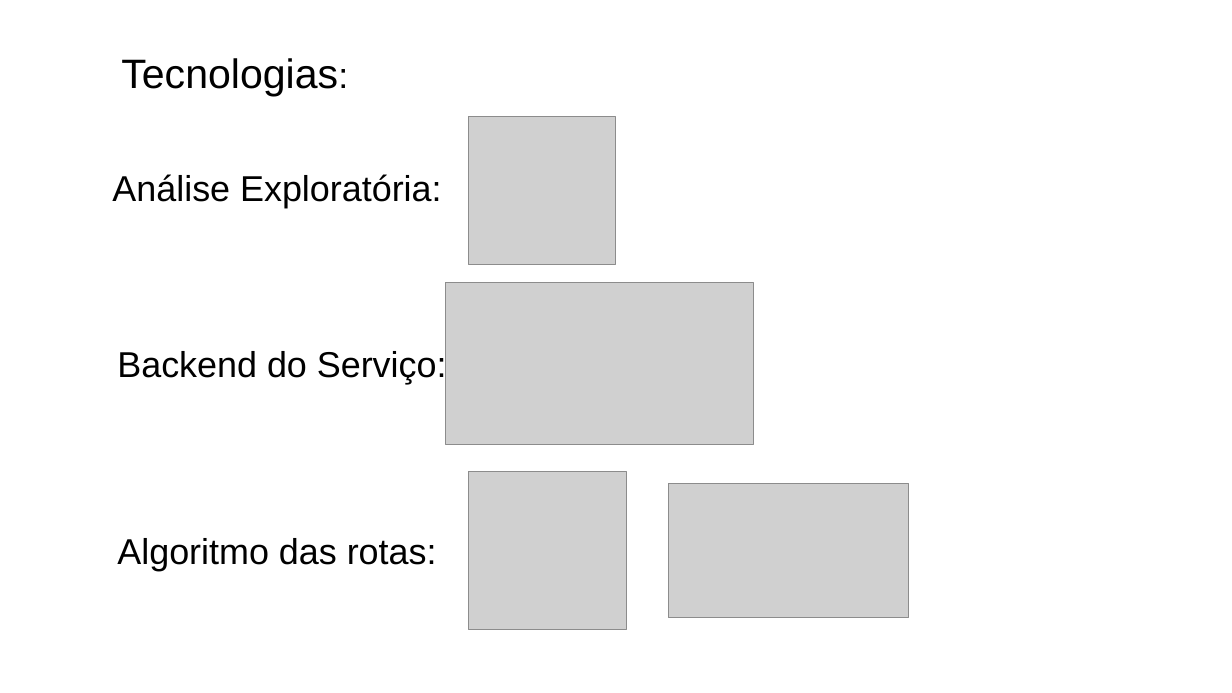
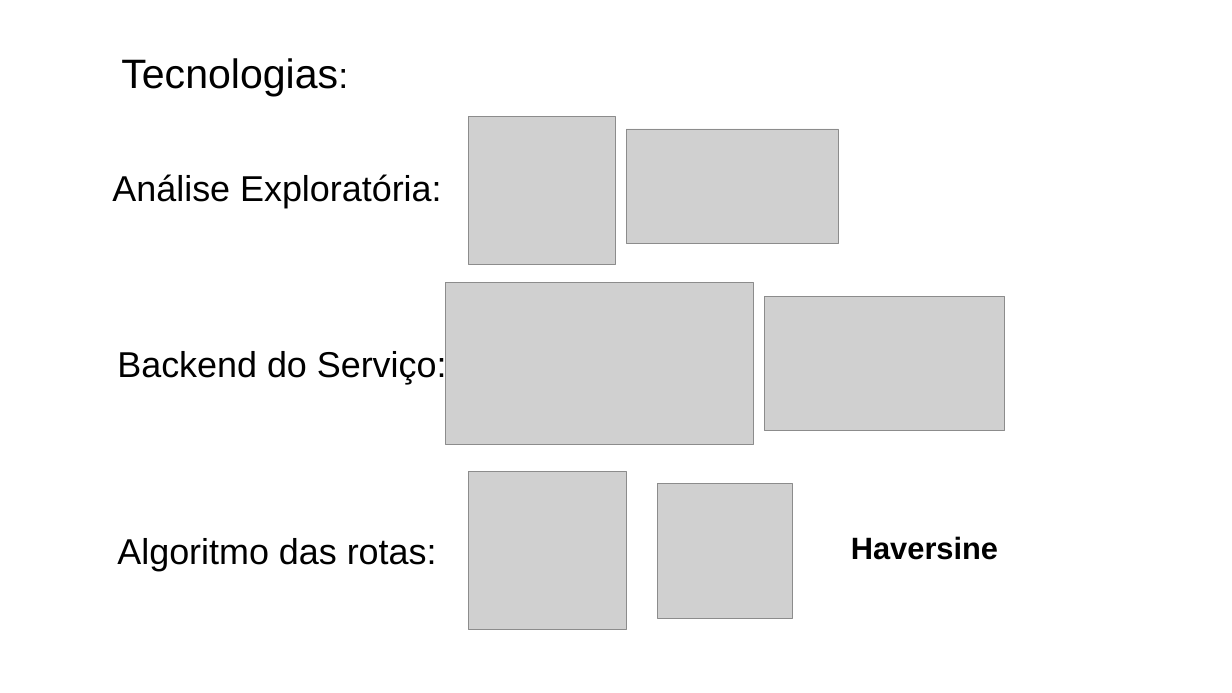
Before and after one commit to pedroschoen/Batalha_de_dados_itau, a slide deck: slide 6 of Apresentação Vamo aí.pptx. Drawn at 1232x693 pixels with LibreOffice and Linux fonts; fonts in the diff are those of the drawing; grey boxes stand for pictures. Boxes give left, top, right and bottom in pixels: in the first picture for what was removed or moved away, otherwise in the second. Text is boxed around its words. In the diff, an @@ line names an element or a change of style, - is before the commit and + after.

```diff
--- a/Apresentação Vamo aí.pptx
+++ b/Apresentação Vamo aí.pptx
@@ picture added at bbox=[627, 129, 839, 244] @@
@@ picture: place and size @@
-picture at bbox=[668, 483, 909, 618]
+picture at bbox=[764, 297, 1005, 432]
@@ picture added at bbox=[658, 484, 793, 619] @@
@@ text added at bbox=[851, 536, 998, 560], 24 pt, text #000000, bold @@
+Haversine
```
Also in this commit, not shown: 2 other slides changed.
